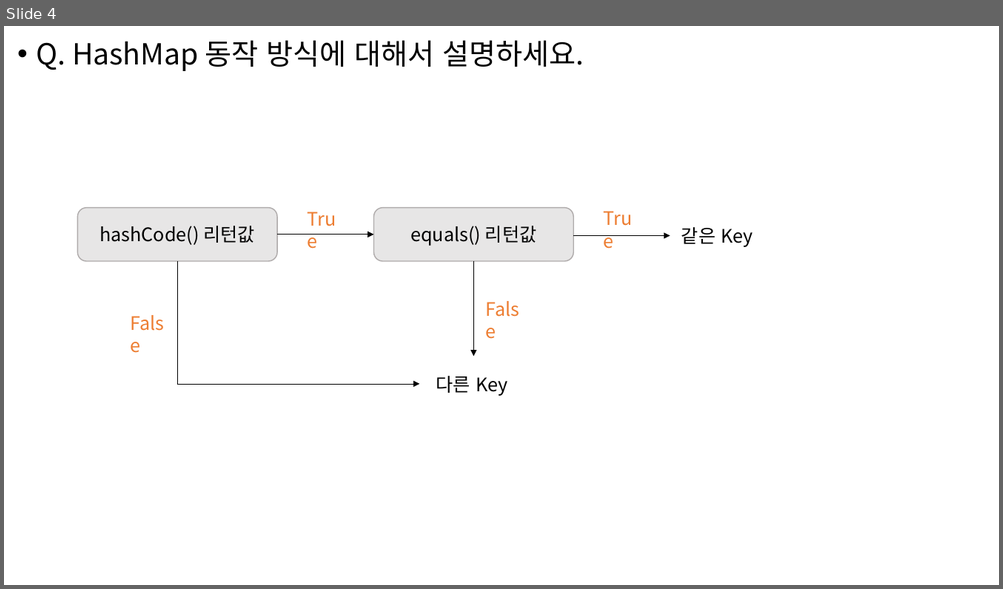
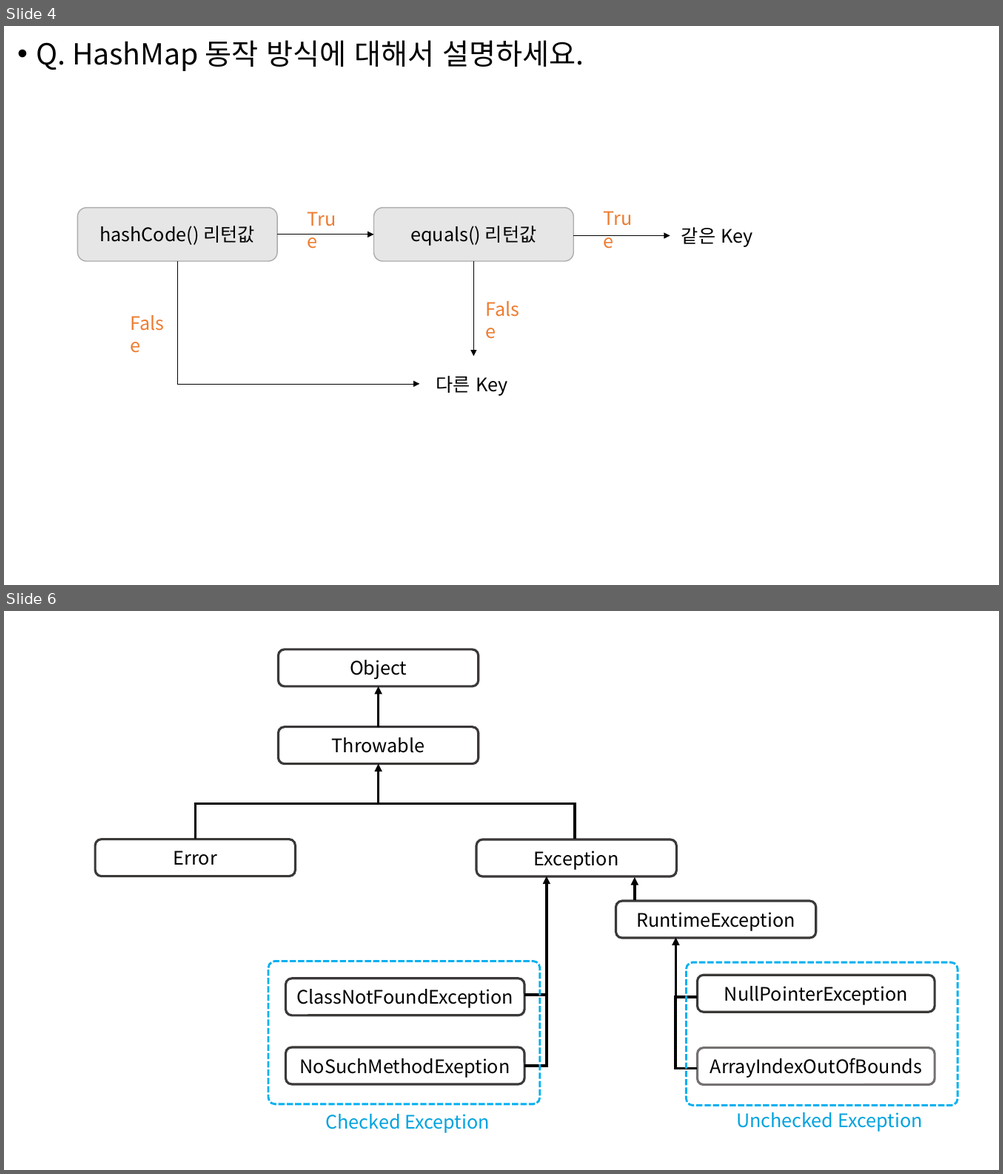
Before and after one commit to brave-people/brave-tech-interview, a slide deck: _raw/language.pptx. Shown one above the other, each under a label of ours: slide 4 before the commit, slides 4 and 6 after it; the slides between them are not shown. The pictures are 1003x589 and 1003x1174 pixels, drawn with LibreOffice and Linux fonts; fonts in the diff are those of the drawing. Boxes give left, top, right and bottom in pixels: in the first picture for what was removed or moved away, otherwise in the second. Text is boxed around its words. In the diff, an @@ line names an element or a change of style, - is before the commit and + after.

Commit message:
[language] exception, error update

```diff
--- a/_raw/language.pptx
+++ b/_raw/language.pptx
@@ slide 6 added at (4,611,999,1170), background #FFFFFF @@
@@ rounded rectangle added at (279,649,478,687), outline #3B3838 2.25 pt, 18 pt, text #000000 @@
+Object
@@ arrow added from (378, 726) to (378, 686), #000000 2.5 pt @@
@@ rounded rectangle added at (279,726,478,764), outline #3B3838 2.25 pt, 18 pt, text #000000 @@
+Throwable
@@ arrow added from (378, 804) to (378, 764), #000000 2.5 pt @@
@@ left bracket added at (195,804,575,840), outline #000000 2.5 pt @@
@@ rounded rectangle added at (95,840,295,877), outline #3B3838 2.25 pt, 18 pt, text #000000 @@
+Error
@@ rounded rectangle added at (476,840,676,877), outline #3B3838 2.25 pt, 18 pt, text #000000 @@
+Exception
@@ arrow added from (546, 1066) to (546, 877), #000000 2.5 pt @@
@@ arrow added from (634, 900) to (634, 877), #000000 2.5 pt @@
@@ rounded rectangle added at (616,901,816,939), outline #3B3838 2.25 pt, 18 pt, text #000000 @@
+RuntimeException
@@ arrow added from (675, 1070) to (675, 938), #000000 2.5 pt @@
@@ rounded rectangle added at (268,962,540,1105), outline #00B0F0 2 pt dashed @@
@@ rounded rectangle added at (686,963,958,1105), outline #00B0F0 2 pt dashed @@
@@ rounded rectangle added at (285,979,524,1016), outline #3B3838 2.25 pt, 18 pt, text #000000 @@
+ClassNotFoundException
@@ rounded rectangle added at (697,975,934,1012), outline #3B3838 2.25 pt, 18 pt, text #000000 @@
+NullPointerException
@@ left bracket added at (525,995,546,1066), outline #000000 2.5 pt @@
@@ left bracket added at (675,997,697,1068), outline #000000 2.5 pt @@
@@ rounded rectangle added at (285,1048,524,1085), outline #3B3838 2.25 pt, 18 pt, text #000000 @@
+NoSuchMethodExeption
@@ rounded rectangle added at (697,1048,934,1085), outline #767171 2.25 pt, 18 pt, text #000000 @@
+ArrayIndexOutOfBounds
@@ text added at (326,1114,489,1133), 18 pt, text #00A3DF @@
+Checked Exception
@@ text added at (736,1113,922,1132), 18 pt, text #00A3DF @@
+Unchecked Exception
```
Also in this commit, not shown: 1 other slide added, 3 other files.
